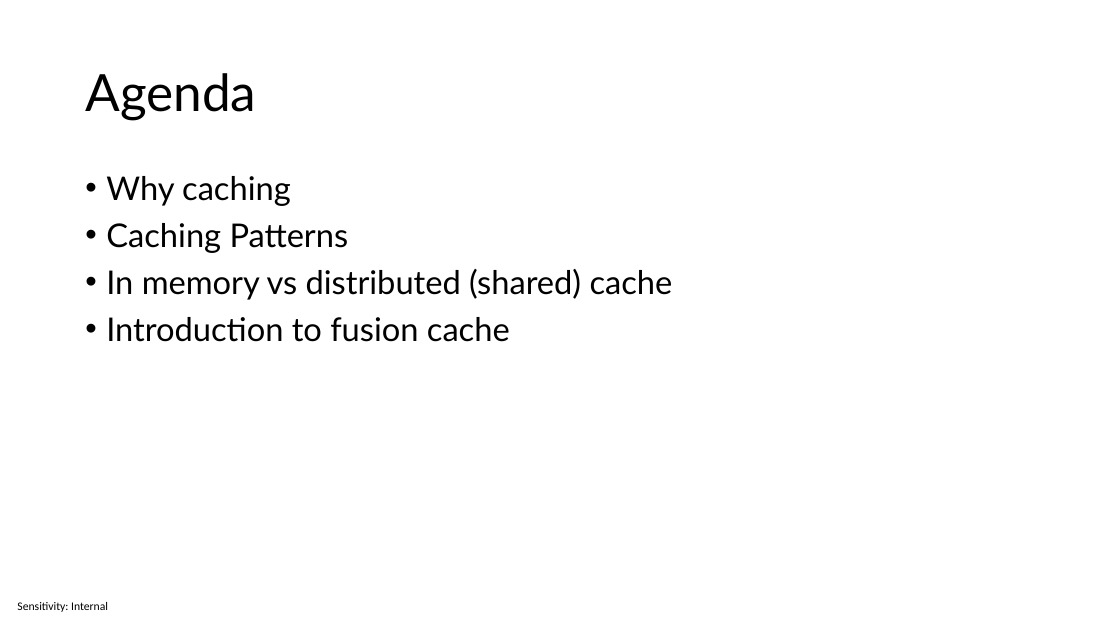
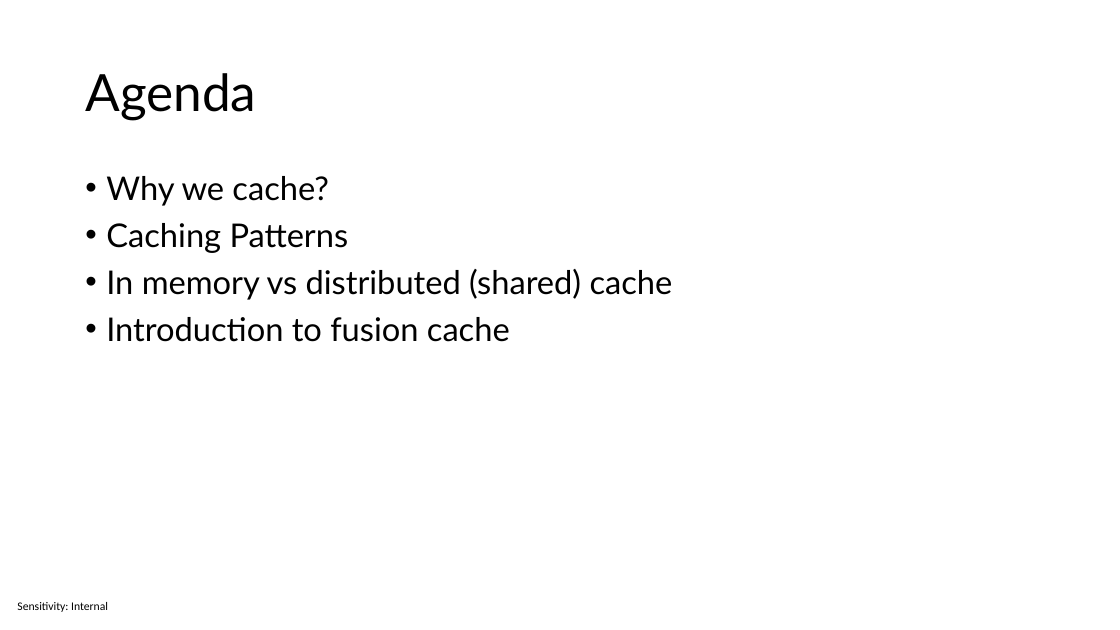
Before and after one commit to sabbadino/cache-like-a-pro-fusion-cache, a slide deck: slide 2 of cache-like-a-pro.pptx. Drawn at 1120x630 pixels with LibreOffice and Linux fonts; fonts in the diff are those of the drawing. Boxes give left, top, right and bottom in pixels: in the first picture for what was removed or moved away, otherwise in the second. Text is boxed around its words. In the diff, an @@ line names an element or a change of style, - is before the commit and + after.

```diff
--- a/cache-like-a-pro.pptx
+++ b/cache-like-a-pro.pptx
@@ text at (106, 176, 329, 206): text changed @@
-• Why caching
+• Why we cache?
```
Also in this commit, not shown: 5 other slides changed, 2 slides added, 1 slide removed.
